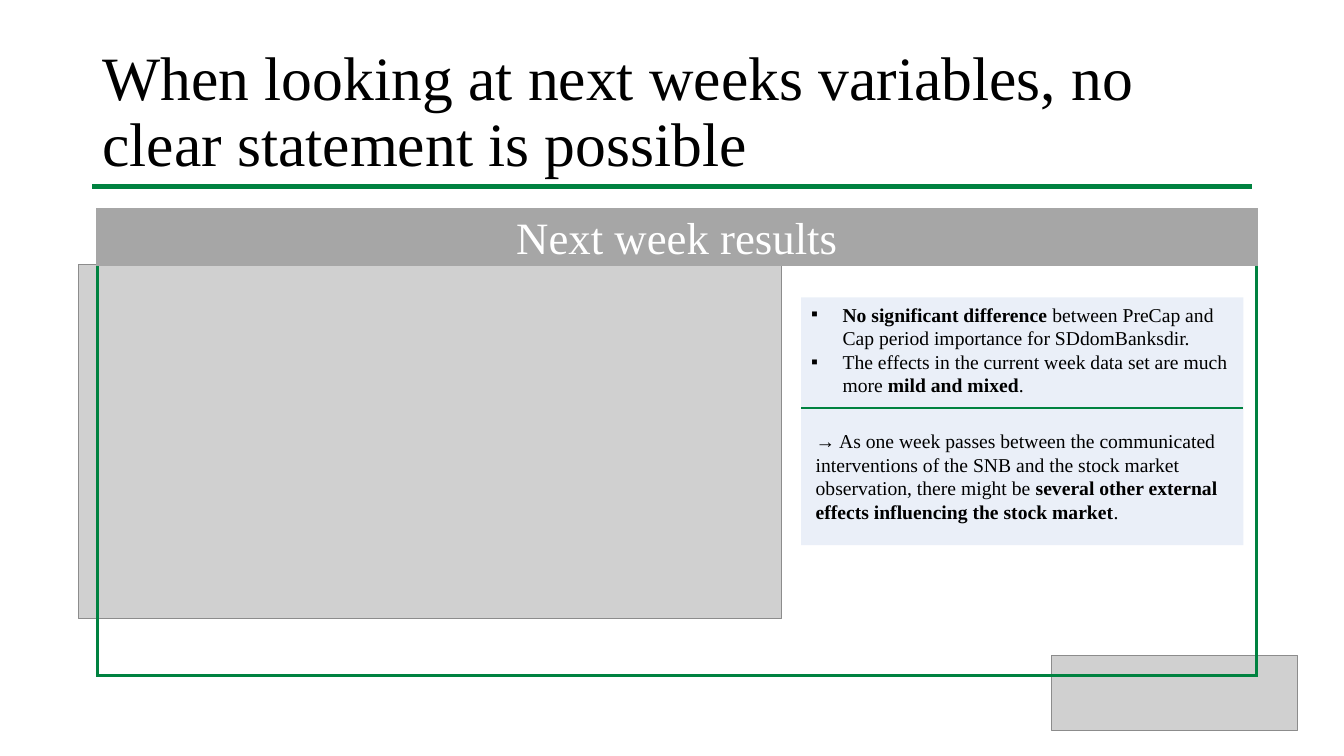
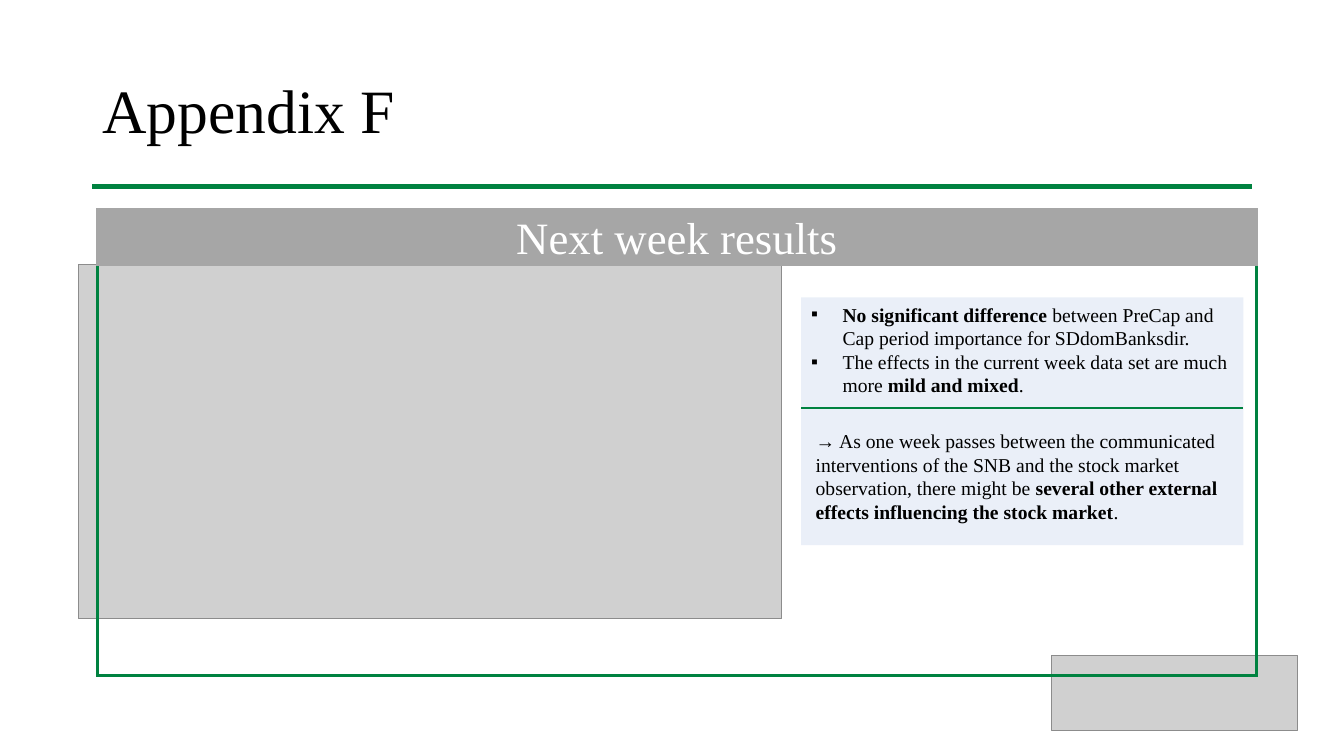
Before and after one commit to larsphilipp/ResSem19, a slide deck: slide 29 of Plots/Presentation_Stauffenegger_Woessner.pptx (slide 18 before the commit). Drawn at 1344x756 pixels with LibreOffice and Linux fonts; fonts in the diff are those of the drawing; grey boxes stand for pictures. Boxes give left, top, right and bottom in pixels: in the first picture for what was removed or moved away, otherwise in the second. Text is boxed around its words. In the diff, an @@ line names an element or a change of style, - is before the commit and + after.

```diff
--- a/Plots/Presentation_Stauffenegger_Woessner.pptx
+++ b/Plots/Presentation_Stauffenegger_Woessner.pptx
@@ title at (x1=102, y1=90, x2=395, y2=144): text changed @@
-When looking at next weeks variables, no clear statement is possible
+Appendix F
```
Also in this commit, not shown: 4 other slides changed, 1 slide added.
